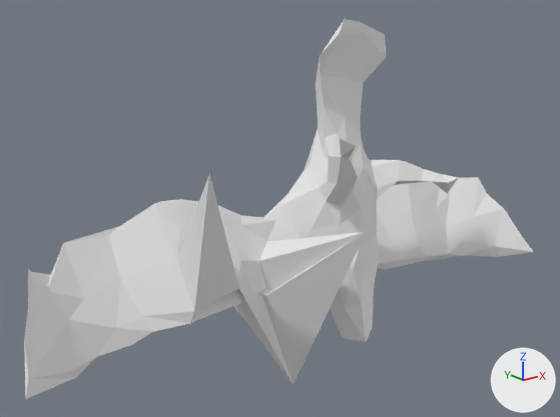
Renders of the OBJ model mesh_cnn/datasets/random_walks/T100.obj from each side of a commit.
Rendered twice from a camera (50 mm lens) standing at (-1.277, -1.432, 0.622) and looking at (-0.123, 0.01, 0.046). The axes (+X, +Y, +Z) are drawn at lower right. The lights are the same throughout. Where no turn or scale is listed for an object, it has been applied to the vertices.

Objects in the first picture: 'T100'.
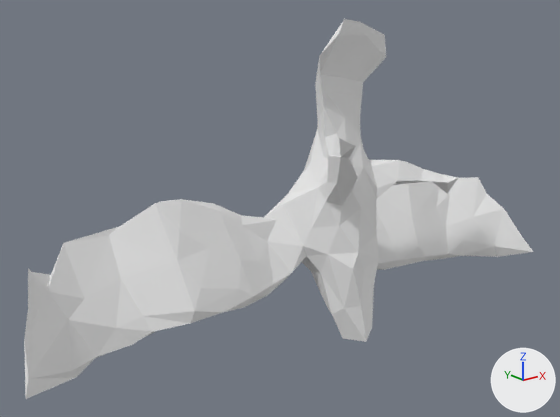
Edits to the bpy script that builds the scene:
```text
Change me_t100:
    where me_t100.from_pydata(...)  # 252 vertices, 500 faces; spans x -0.83..0.74, y -0.27..0.16, z -0.43..0.5
    used by ob_t100; location = (0.0, 0.0, 0.0)
    me_t100 part 1
    me_t100.vertices[194].co: (-0.1, -0.27, 0.06) -> (-0.18, -0.04, -0.12)  # pixel (366, 231) -> pixel (273, 284)
    me_t100.vertices[199].co: (-0.12, -0.04, -0.43) -> (-0.27, -0.07, -0.13)  # pixel (293, 384) -> pixel (253, 296)
    me_t100.vertices[200].co: (-0.24, 0.09, -0.18) -> (-0.29, -0.06, -0.15)  # not seen -> pixel (244, 307)
    me_t100.vertices[210].co: (-0.2, 0.06, -0.07) -> (-0.35, -0.07, -0.14)  # not seen -> pixel (223, 312)
    me_t100 part 2
    me_t100.vertices[213].co: (-0.44, -0.16, 0.22) -> (-0.4, -0.05, -0.08)  # pixel (209, 173) -> pixel (200, 287)
```

Pixel boxes [x1, y1, x2, y2] of what changed, in the pictures (560 x 417 px; the box of a moved part takes in the faces that stretch with it):
part 1 of me_t100, moved or reshaped
    before: [191, 232, 366, 384]
    after: [191, 242, 292, 323]
part 2 of me_t100, moved or reshaped
    before: [177, 174, 239, 311]
    after: [177, 248, 239, 311]
